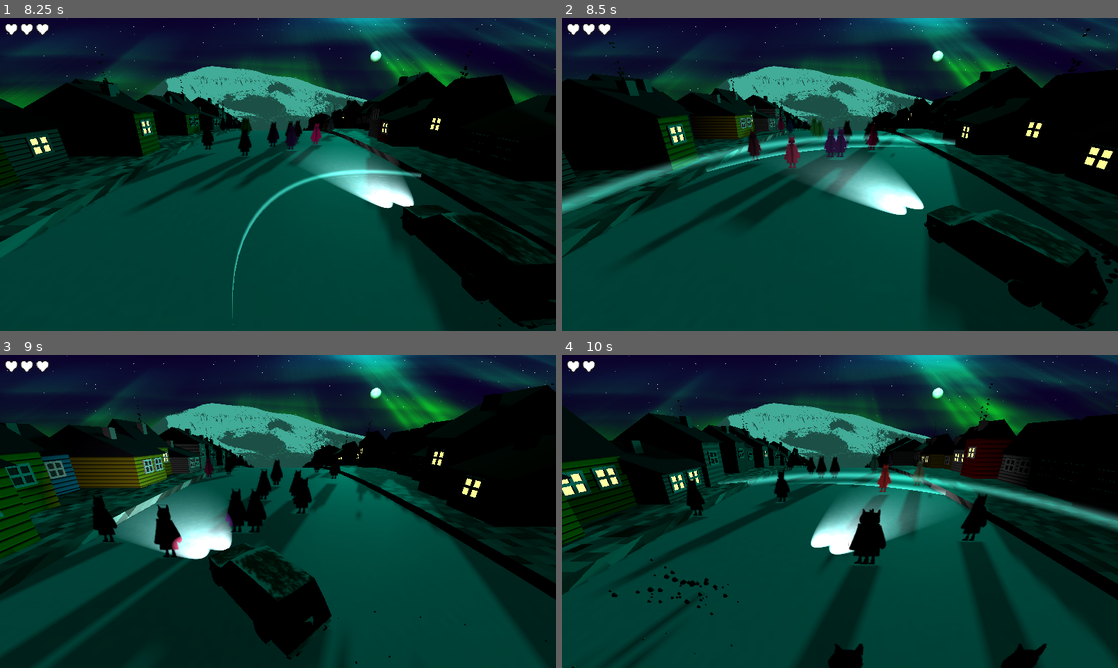
Above: before the commit, frames 1-4 (two rows, left to right).
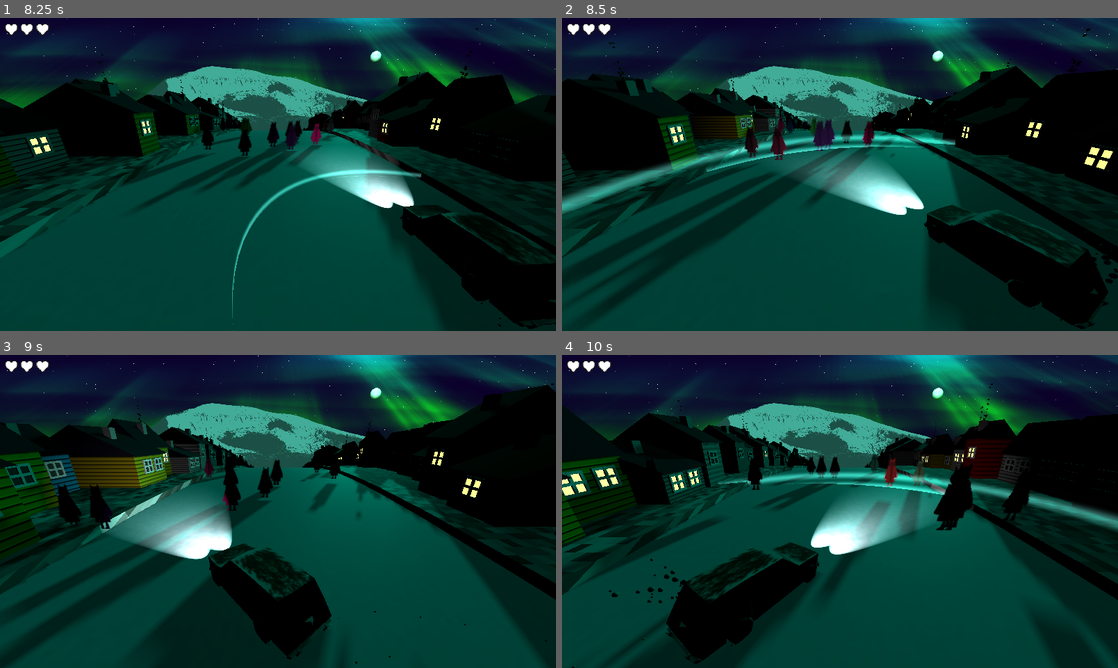
Above: after the commit, the same moments.

Repository: bjornarprytz/waves
Game: Godot game, scene res://main.tscn
The game is run twice, just before and just after one commit, with the same random seed, the same clock (stepped at 60 frames per second) and the same inputs.
Inputs (mouse positions are in pixels of both pictures, inside the frame that each line leads up to):
- Up to frame 1 (8.25 s): tap Enter at 0.5, 2.1, 5.1, 8.1 s; move the mouse to (400, 158) at 0.52 s; hold D (steer_right) 0.53-1.25 s; hold Space (honk) 0.53-1.25 s; click (400, 158) at 0.67 s; drag from (166, 190) to (250, 237) at 1.27 s; move the mouse to (333, 105) at 2.02 s; hold D (steer_right) 2.03-2.75 s; hold Space (honk) 2.03-2.75 s; drag from (250, 237) to (111, 127) at 2.77 s; move the mouse to (444, 221) at 3.52 s; hold A (steer_left) 3.53-4.25 s; hold Space (honk) 3.53-4.25 s; drag from (111, 127) to (194, 96) at 4.27 s; move the mouse to (305, 174) at 5.02 s; hold A (steer_left) 5.03-5.75 s; hold Space (honk) 5.03-5.75 s; click (305, 174) at 5.17 s; drag from (194, 96) to (166, 190) at 5.77 s; move the mouse to (400, 158) at 6.52 s; hold D (steer_right) 6.53-7.25 s; hold Space (honk) 6.53-7.25 s; drag from (166, 190) to (250, 237) at 7.27 s; move the mouse to (333, 105) at 8.02 s; hold A (steer_left) from 8.03 s (still down); hold Space (honk) from 8.03 s (still down)
- Up to frame 2 (8.5 s): keep holding A (steer_left); keep holding Space (honk)
- Up to frame 3 (9 s): release A (steer_left) at 8.75 s; release Space (honk) at 8.75 s; drag from (250, 574) to (111, 464) at 8.77 s
- Up to frame 4 (10 s): move the mouse to (1006, 558) at 9.52 s; hold D (steer_right) from 9.53 s (still down); hold Space (honk) from 9.53 s (still down); click (1006, 558) at 9.67 s

Frame 1 is identical in both runs. In frame 2, 5.0% of the frame differs, in the area x 0-58%, y 32-94%; in frame 3, 9.0%; in frame 4, 18%, in the area x 0-98%, y 1-100%.

Commit message:
Don't let people die

Diff:
--- a/src/car.gd
+++ b/src/car.gd
@@ -119,8 +119,9 @@
 
 func _on_hit_box_area_entered(area: Area3D) -> void:
 	if area.owner is Tourist:
-		Events.tourist_hit.emit(area.owner)
-		area.owner.queue_free()
+		var tourist = area.owner as Tourist
+		Events.tourist_hit.emit(tourist)
+		tourist.jump_away(self)
 		if is_invincible:
 			return
 		is_invincible = true
--- a/src/honk_range.gd
+++ b/src/honk_range.gd
@@ -8,7 +8,9 @@
 	if area.owner is Tourist:
 		var tourist = area.owner as Tourist
 
-		tourist.flee(car)
+		# TODO: change back to flee
+		tourist.jump_away(car)
+
 	if area.owner is Building:
 		var house = area.owner as Building
 
--- a/src/stats_ui.gd
+++ b/src/stats_ui.gd
@@ -8,48 +8,48 @@
 var _game: Game
 
 func update(game: Game):
-	_game = game
-	for child in entry_container.get_children():
-		child.queue_free()
+    _game = game
+    for child in entry_container.get_children():
+        child.queue_free()
 
-	if (game.taco_acquired):
-		result_label.clear()
-		result_label.append_text("[rainbow]TACOS acquired!!")
-	await create("Tourists Avoided", str(game.tourists_avoided), true, true)
-	await create("Longest Streak", str(game.longest_streak), false, true)
-	await create("Manouver (lateral)", str(int(game.car_movement)), true, true)
-	await create("Distance Traveled", "%sm" % str(int(game.distance_traveled)), false, true)
-	await create("Honks Made", str(game.honks), true, false)
-	await create("Houses Startled", str(game.houses_startled), false, false)
-	await create("Tourists Hit", str(game.tourists_hit), true, false)
-	var final_score = calc_score(game)
-	await create("Final Score", str(final_score), false, true)
+    if (game.taco_acquired):
+        result_label.clear()
+        result_label.append_text("[rainbow]TACOS acquired!!")
+    await create("Tourists Avoided", str(game.tourists_avoided), true, true)
+    await create("Longest Streak", str(game.longest_streak), false, true)
+    await create("Manouver (lateral)", str(int(game.car_movement)), true, true)
+    await create("Distance Traveled", "%sm" % str(int(game.distance_traveled)), false, true)
+    await create("Honks", str(game.honks), true, false)
+    await create("Houses Bothered", str(game.houses_startled), false, false)
+    await create("People Hurt", str(game.tourists_hit), true, false)
+    var final_score = calc_score(game)
+    await create("Final Score", str(final_score), false, true)
 
 
 func calc_score(game: Game) -> int:
-	var score := 0
-	score += game.tourists_avoided * int(game.car_movement)
-	score += game.longest_streak * int(game.distance_traveled)
-	score -= game.houses_startled * 10
-	score -= game.honks * 25
-	score -= game.tourists_hit * 200
-	if (game.taco_acquired):
-		score += 1000
-	return max(score, 0)
+    var score := 0
+    score += game.tourists_avoided * int(game.car_movement)
+    score += game.longest_streak * int(game.distance_traveled)
+    score -= game.houses_startled * 10
+    score -= game.honks * 25
+    score -= game.tourists_hit * 200
+    if (game.taco_acquired):
+        score += 1000
+    return max(score, 0)
 
 func create(header: String, value: String, odd: bool, positive: bool) -> void:
-	var stats_entry_instance = stats_entry_spawner.instantiate() as StatsEntry
+    var stats_entry_instance = stats_entry_spawner.instantiate() as StatsEntry
 
-	entry_container.add_child(stats_entry_instance)
-	var color_modifier = 0.1 if odd else 0.2
-	var base_color = Color("00b100") if positive else Color("8021ff")
-	var color = base_color * (1.0 - color_modifier)
+    entry_container.add_child(stats_entry_instance)
+    var color_modifier = 0.1 if odd else 0.2
+    var base_color = Color("00b100") if positive else Color("8021ff")
+    var color = base_color * (1.0 - color_modifier)
 
-	stats_entry_instance.set_it(header, value, color)
-	stats_entry_instance.modulate.a = 0.0
-	var tween = create_tween()
-	tween.tween_property(stats_entry_instance, "modulate:a", 1.0, .169)
-	await tween.finished
+    stats_entry_instance.set_it(header, value, color)
+    stats_entry_instance.modulate.a = 0.0
+    var tween = create_tween()
+    tween.tween_property(stats_entry_instance, "modulate:a", 1.0, .169)
+    await tween.finished
 
 func _on_button_pressed() -> void:
-	_game.restart()
+    _game.restart()
--- a/src/tourist.gd
+++ b/src/tourist.gd
@@ -5,6 +5,7 @@
 
 @onready var head: MeshInstance3D = %Head
 @onready var body: MeshInstance3D = %Body
+@onready var hit_box: Area3D = %HitBox
 
 var is_left_side: bool = false
 
@@ -39,14 +40,57 @@
 
 	await walk_tween.finished
 
-func flee(car: Car):
+func jump_away(car: Car) -> void:
+	if (walk_tween):
+		walk_tween.kill()
+		print("Aborted walk tween for jump_away")
+
+	hit_box.monitorable = false
+
+	var jump_height = .69
+	var jump_duration = 0.469
+	var original_y = handle.position.y
+
+	# Determine which direction to jump to avoid the car (same logic as flee)
+	var my_x = handle.global_position.x
+	var car_x = car.global_position.x
+	var jump_distance = 1.69
+	# Jump away from car: if I'm on the right side of car, jump right (positive)
+	if (my_x > car_x):
+		jump_distance = - jump_distance
+	var target_x = handle.position.x + jump_distance
+
+	# Rotate in the direction of the jump (like a goalkeeper dive)
+
+	var jump_tween = create_tween().set_ease(Tween.EASE_OUT)
+	jump_tween.set_parallel()
+	jump_tween.tween_method(steps, handle.position.y, jump_height, jump_duration / 2)
+	jump_tween.tween_property(handle, "position:y", jump_height, jump_duration / 2)
+	jump_tween.tween_property(handle, "position:x", target_x, jump_duration / 2)
+
+	await jump_tween.finished
+
+	var fall_tween = create_tween().set_ease(Tween.EASE_IN)
+	fall_tween.set_parallel()
+	fall_tween.tween_method(steps, handle.position.y, original_y, jump_duration / 2)
+	fall_tween.tween_property(handle, "position:y", original_y, jump_duration / 2)
+	fall_tween.tween_property(handle, "position:x", target_x, jump_duration / 2)
+	fall_tween.tween_property(handle, "rotation:z", 0.0, jump_duration / 2)
+
+	await fall_tween.finished
+
+	# Run away and queue free
+	await flee(car, 10.69)
+	queue_free()
+
+func flee(car: Car, fear_factor: float = 0.69) -> void:
 	if (walk_tween):
 		walk_tween.kill()
 		print("Aborted walk tween for flee")
 
 	var my_x = handle.global_position.x
 	var target_x = car.global_position.x
-	var fear_factor = .69
+
 	if (my_x > target_x):
 		fear_factor = - fear_factor
 
--- a/src/tourist.tscn
+++ b/src/tourist.tscn
@@ -47,6 +47,7 @@
 skeleton = NodePath("../..")
 
 [node name="HitBox" type="Area3D" parent="Handle"]
+unique_name_in_owner = true
 transform = Transform3D(1, 0, 0, 0, 1, 0, 0, 0, 1, 0, 0.7921288, 0)
 monitoring = false
 
Not shown, changed: readme.md
